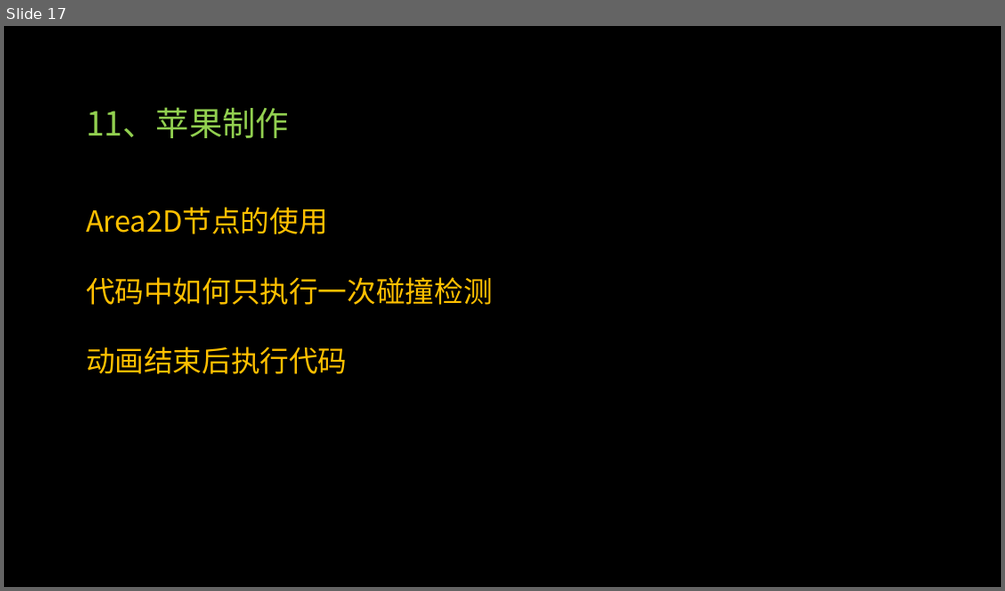
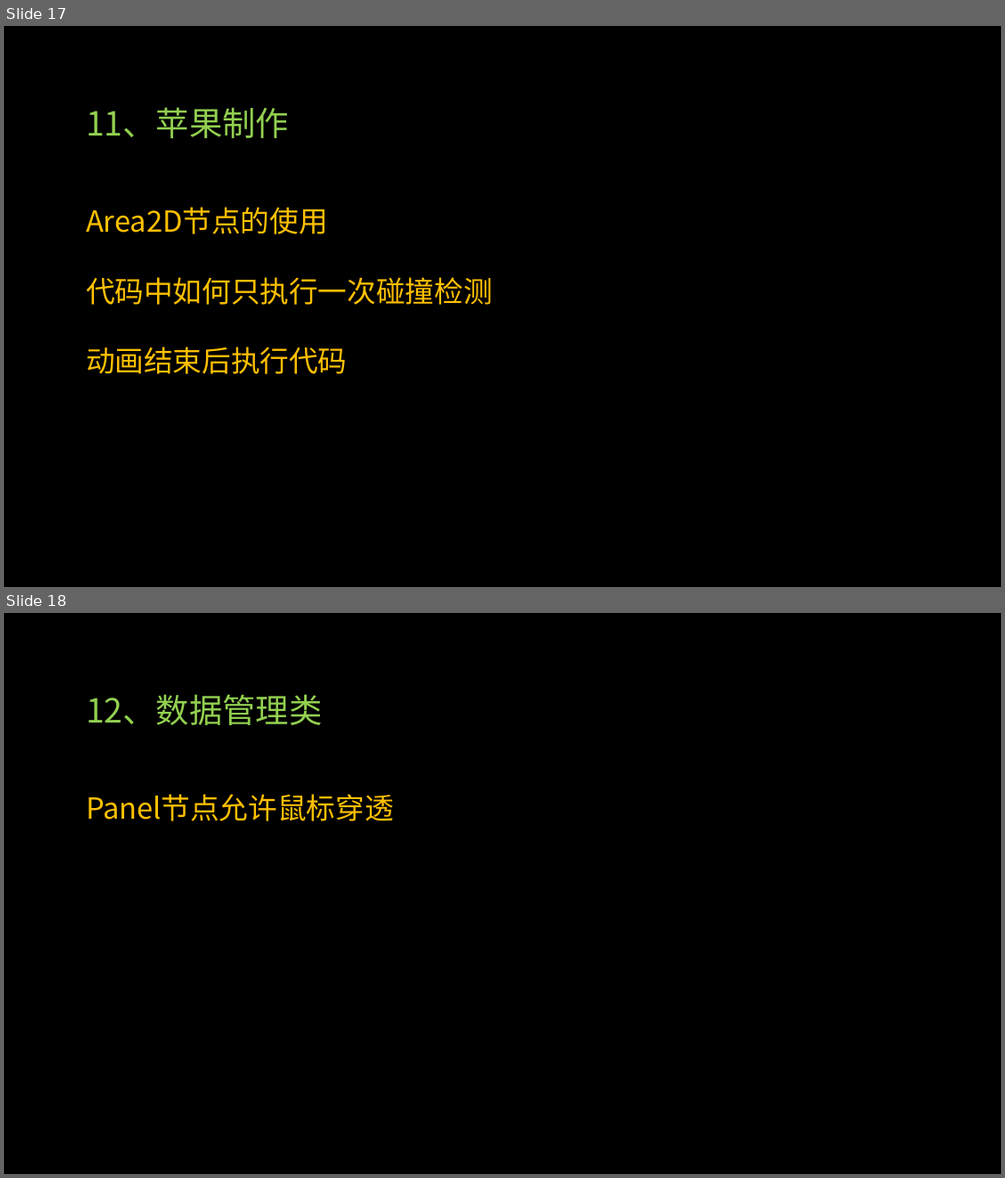
Before and after one commit to PGYangel/GodotStudy, a slide deck: Lesson1/Godot入门实践蛙里奥教程内容.pptx. Shown one above the other, each under a label of ours: slide 17 before the commit, slides 17 and 18 after it. The pictures are 1005x591 and 1005x1178 pixels, drawn with LibreOffice and Linux fonts; fonts in the diff are those of the drawing; background and template pictures are left out. Boxes give left, top, right and bottom in pixels: in the first picture for what was removed or moved away, otherwise in the second. Text is boxed around its words. In the diff, an @@ line names an element or a change of style, - is before the commit and + after.

```diff
--- a/Lesson1/Godot入门实践蛙里奥教程内容.pptx
+++ b/Lesson1/Godot入门实践蛙里奥教程内容.pptx
@@ slide 18 added at (x1=4, y1=613, x2=1001, y2=1174), background picture (left out) @@
@@ text added at (x1=86, y1=694, x2=323, y2=725), 32 pt, text #92D050 @@
+12、数据管理类
@@ text added at (x1=86, y1=794, x2=394, y2=821), 28 pt, text #FFC000 @@
+Panel节点允许鼠标穿透
```
Also in this commit, not shown: 38 other files.
